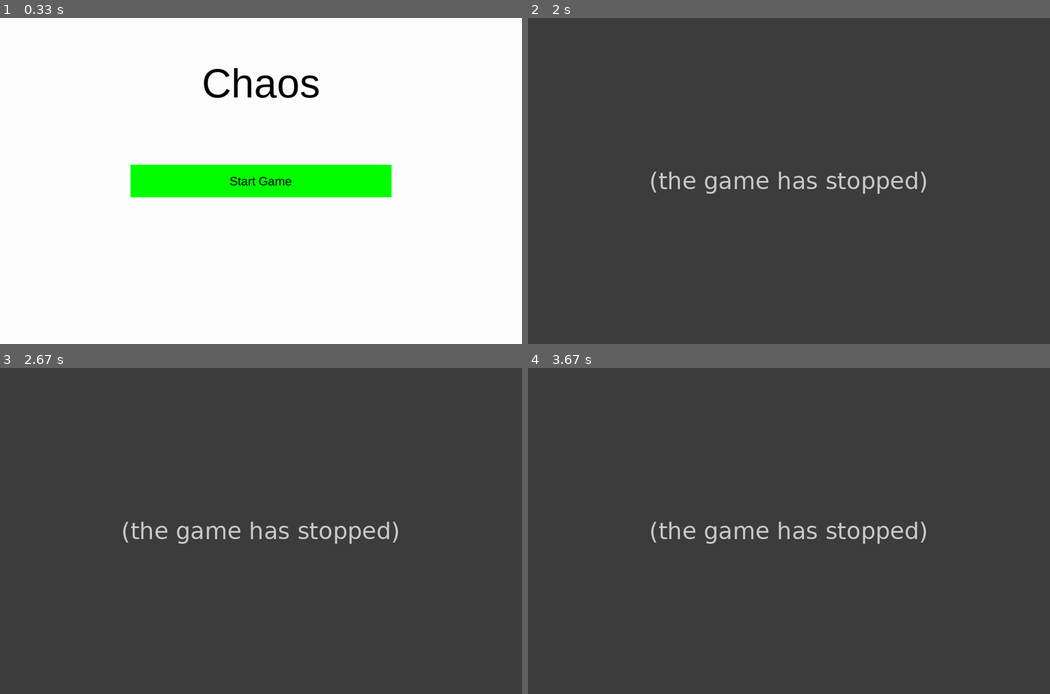
Above: before the commit, frames 1-4 (two rows, left to right).
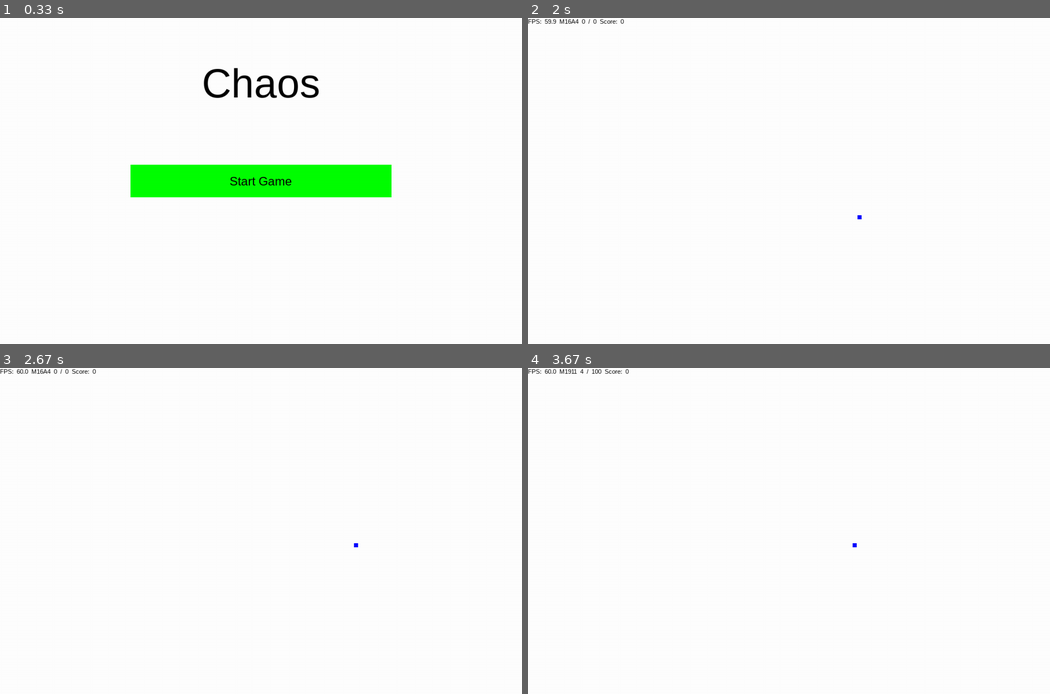
Above: after the commit, the same moments.

Repository: zwang20/Chaos
Game: pygame game, started from main.py
Same seed, same stepped clock (60 frames per second), same inputs: the game is played once before the commit and once after it.
Inputs (mouse positions are in pixels of both pictures, inside the frame that each line leads up to):
- Up to frame 1 (0.33 s): no input
- Up to frame 2 (2 s): click (789, 181) at 0.38 s; hold S 0.67-1.13 s; hold Right 0.67-1.13 s; move the mouse to (789, 203) at 0.7 s; hold Right 1.17-1.63 s; move the mouse to (841, 252) at 1.2 s; tap Space at 1.23, 1.53 s; tap 2 at 1.67 s
- Up to frame 3 (2.67 s): hold Up 2-2.3 s; move the mouse to (454, 645) at 2.03 s; tap Space at 2.07, 2.4 s; tap 2 at 2.15 s; hold Right from 2.33 s (still down); move the mouse to (125, 410) at 2.37 s
- Up to frame 4 (3.67 s): tap Space at 2.7, 2.9, 3.2 s; release Right at 2.8 s; hold Left 2.83-3.37 s; move the mouse to (663, 465) at 2.87 s; tap 1 at 3.4 s

Frame 1 is identical in both runs. In frame 2, 100% of the frame differs, in the area x 0-100%, y 0-100%; in frame 3, 100%; in frame 4, 100%.
Error before the commit: KeyError: 2 (main.py line 528); the game stopped at 1.68 s (later frames are placeholders)

Commit message:
Fixed semi

Diff:
--- a/main.py
+++ b/main.py
@@ -338,7 +338,10 @@
         try:
             self._ammo[id] += amount
         except KeyError:
-            self._ammo[id] = amount
+            if amount < 0:
+                print(('Error: Gun Id {} ammo was set to {}').format(id, amount))
+            else:
+                self._ammo[id] = amount
 
     def get_clip_ammo(self, id):
         try:
@@ -461,6 +464,7 @@
             'cooldown_time':    10,
             'burst':            1,
             'burst_time':       0,
+            'reload_time':      60,
             'sound':            pistol_sound,
         },
         2: {
@@ -471,11 +475,13 @@
             'cooldown_time':    10,
             'burst':            3,
             'burst_time':       1,
+            'reload_time':      180,
             'sound':            rifle_sound,
         },
     }
 
     player.weapons[1] = weapons[1]
+    player.weapons[2] = weapons[2]
     # player_weapons = weapons
 
     # deprecated
@@ -511,6 +517,10 @@
     # max_ammo = weapons_old[player.weapon]['max_ammo']
     # burst = weapons_old[player.weapon]['burst']
     channel = 0
+    reloading = False
+    bursting = False
+    bursted = False
+    burst_count = 0
 
 
     while True:
@@ -529,7 +539,8 @@
             # str(weapons_old[player.weapon]['name']),
 
             # Ammo
-            str(player.weapons[player.weapon]["clip_ammo"]),
+            # str(player.weapons[player.weapon]["clip_ammo"]),
+            str(player.get_clip_ammo(player.weapon)),
             '/',
             str(player.get_ammo(player.weapon)),
             # str(weapons_old[player.weapon]['ammo']), '/', str(max_ammo),
@@ -634,6 +645,9 @@
         if mouse[0] or keys[pygame.K_SPACE]:
             fire = True
 
+        if not (mouse[0] or keys[pygame.K_SPACE]):
+            bursted = False
+
         # mouse
         # sge_rect(display, mouse_pos[0]-8, mouse_pos[1]-1, 16, 2, RED)
         # sge_rect(display, mouse_pos[0]-1, mouse_pos[1]-8, 2, 16, RED)
@@ -657,6 +671,56 @@
         # reload_time = weapons_old[player.weapon]['reload_time']
         # burst_time = weapons_old[player.weapon]['burst_time']
 
+        #
+        # gun things
+        clip_ammo = player.get_clip_ammo(player.weapon)
+        burst = player.weapons[player.weapon]['burst']
+        automatic = player.weapons[player.weapon]['automatic']
+
+        # Fire
+
+        if fire:
+            if not cooldown:
+                if not bursted:
+                    if player.get_clip_ammo(player.weapon):
+
+
+                        # sound
+                        pygame.mixer.Channel(channel).play(player.weapons[player.weapon]['sound'])
+                        channel += 1
+
+                        # bullet here
+                        Bullet(player.rect.x + player.width/2, player.rect.y + player.height/2, player.angle + random.randint(-spread, spread), 20)
+
+                        # increase cooldown
+                        cooldown += player.weapons[player.weapon]['cooldown_time']
+
+                        # decrease ammo
+                        player.change_clip_ammo(player.weapon, -1)
+
+                        # semi automatic
+                        if not player.weapons[player.weapon]['automatic']:
+                            bursted = True
+                            # print(1)
+
+        # cooldown
+        if cooldown:
+            cooldown -= 1
+
+        # TODO: fix this
+        if player.get_clip_ammo(player.weapon) == 0:
+            if player.get_ammo(player.weapon) > 0:
+                reloading = True
+
+        # reload
+        if reloading == True:
+            reload += 1
+
+        if reload >= player.weapons[player.weapon]['reload_time']:
+            reloading = False
+            player.change_clip_ammo(player.weapon, player.weapons[player.weapon]["clip_ammo"])
+            player.change_ammo(player.weapon, -player.weapons[player.weapon]["clip_ammo"])
+            reload = 0
         # Fire
         # if fire and cooldown == 0 and weapons_old[player.weapon]['ammo']:
         #
